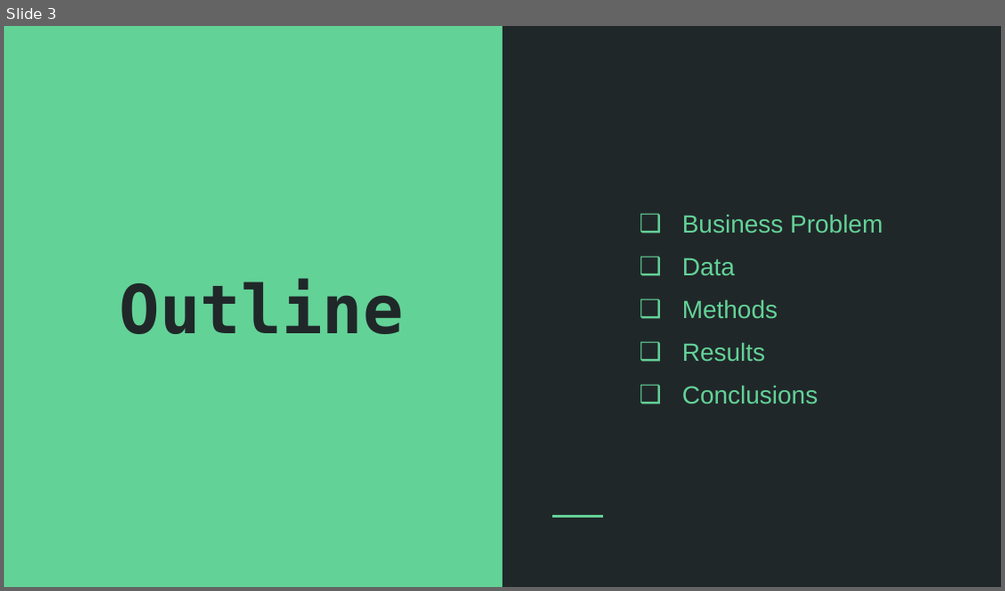
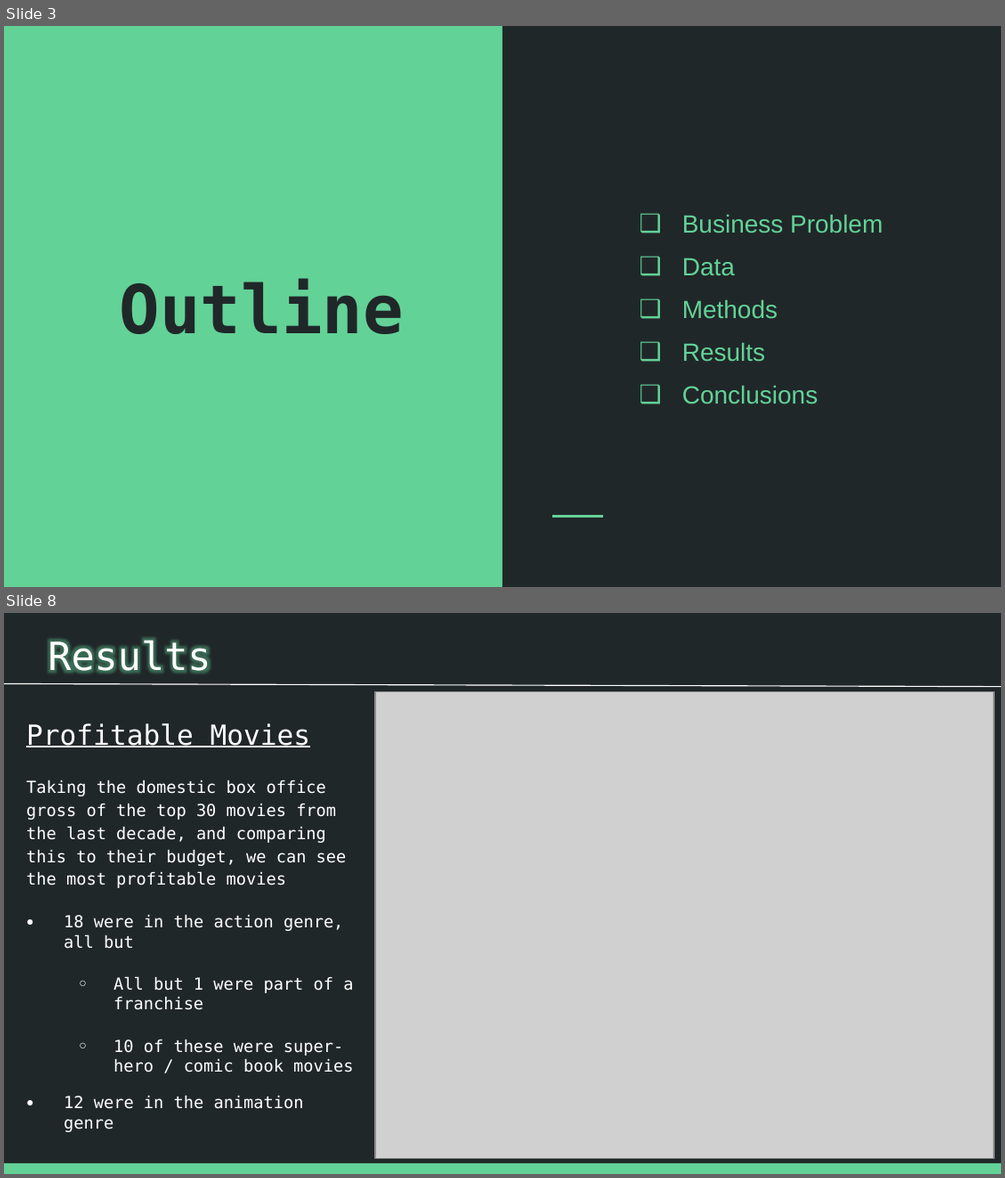
Before and after one commit to patrick-anastasio/Flatiron_DSC-Phase1_Project, a slide deck: Slide Deck.pptx. Shown one above the other, each under a label of ours: slide 3 before the commit, slides 3 and 8 after it; the slides between them are not shown. The pictures are 1005x591 and 1005x1178 pixels, drawn with LibreOffice and Linux fonts; fonts in the diff are those of the drawing; grey boxes stand for pictures. Boxes give left, top, right and bottom in pixels: in the first picture for what was removed or moved away, otherwise in the second. Text is boxed around its words. In the diff, an @@ line names an element or a change of style, - is before the commit and + after.

```diff
--- a/Slide Deck.pptx
+++ b/Slide Deck.pptx
@@ slide 8 added at [4,613,1001,1174], background #202729 @@
@@ title added at [48,639,210,679], 28 pt, text #FFFFFF @@
+Results
@@ line added from (4, 684) to (1001, 687), #FFFFFF 0.75 pt @@
@@ picture added at [375,691,994,1159] @@
@@ text added at [26,723,353,1132], 12 pt, text #FFFFFF @@
+Profitable Movies
+Taking the domestic box office gross of the top 30 movies from the last decade, and comparing this to their budget, we can see the most profitable movies
+● 18 were in the action genre, all but
+  ○ All but 1 were part of a franchise
+  ○ 10 of these were super-hero / comic book movies
+● 12 were in the animation genre
@@ rectangle added at [4,1163,1001,1174], fill #63D297 @@
```
Also in this commit, not shown: 4 slides changed, 7 other slides added, 3 slides removed, 11 other files.
